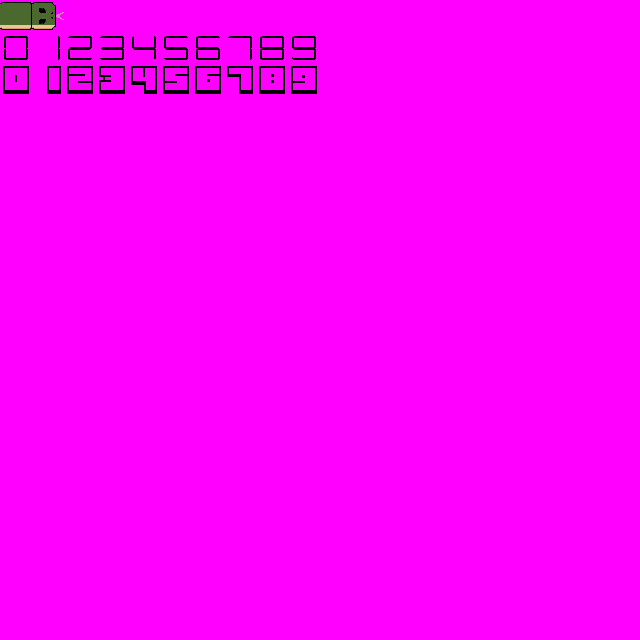
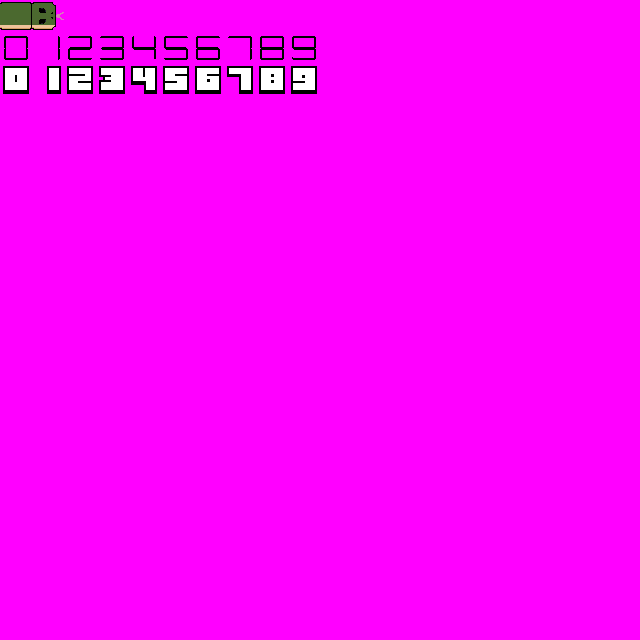
Layers edited between the first and the second 640 × 640 image:
painted on "sheet.png" over [5, 68, 315, 90]
